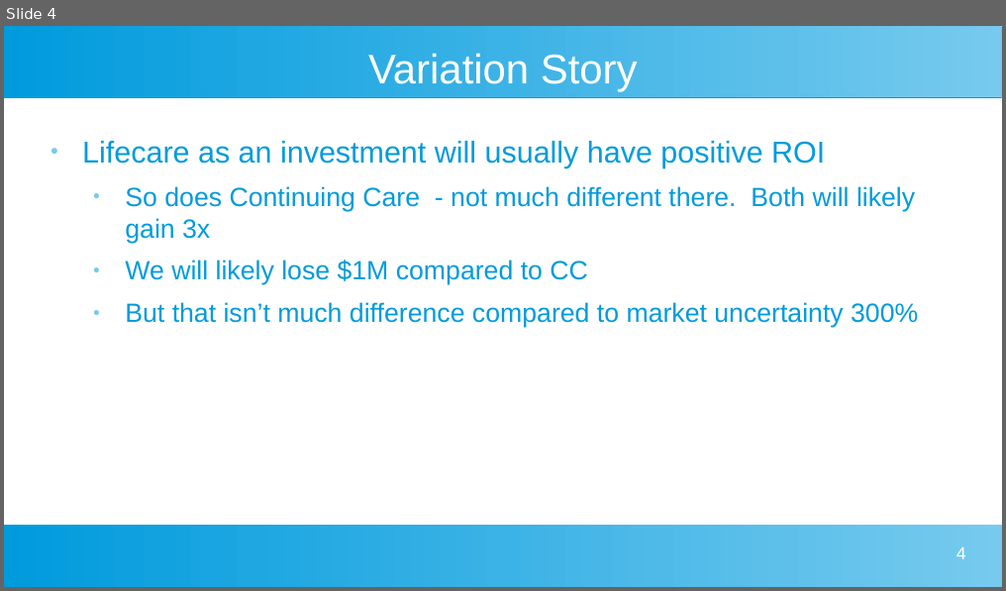
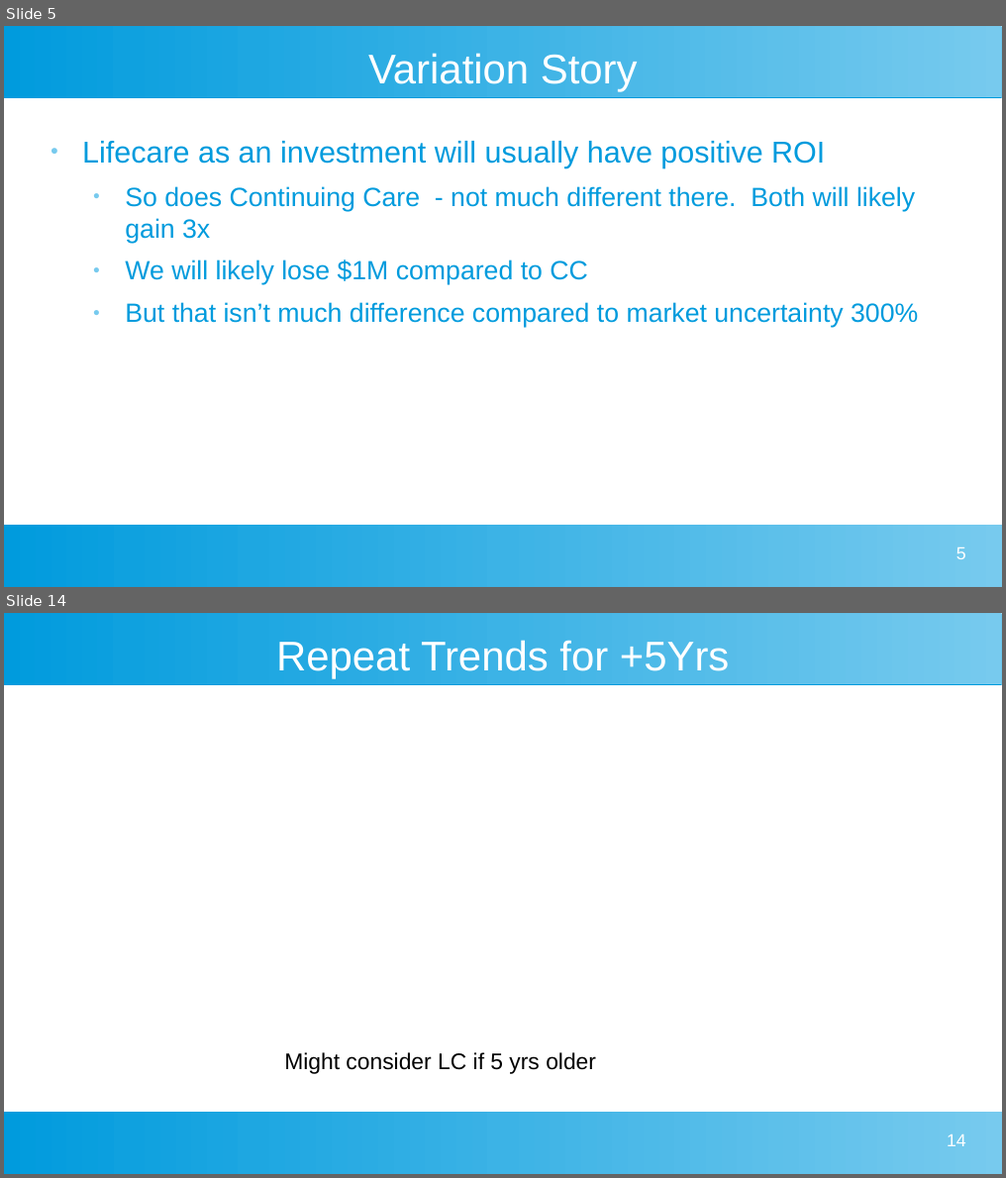
Before and after one commit to davegutz/myLifeSaver, a slide deck: Gutz Evaluation of Taylor Lifecare Advantage.odp. Shown one above the other, each under a label of ours: slide 4 before the commit, slides 5 and 14 after it; the slides between them are not shown. The pictures are 1006x591 and 1006x1178 pixels, drawn with LibreOffice and Linux fonts; fonts in the diff are those of the drawing; background and template pictures are left out. Boxes give left, top, right and bottom in pixels: in the first picture for what was removed or moved away, otherwise in the second. Text is boxed around its words. In the diff, an @@ line names an element or a change of style, - is before the commit and + after.

```diff
--- a/Gutz Evaluation of Taylor Lifecare Advantage.odp
+++ b/Gutz Evaluation of Taylor Lifecare Advantage.odp
@@ slide 14 added at [4,613,1002,1174], background picture (left out); not listed: 2 template elements that a slide beside it also shows @@
@@ title added at [276,640,730,679], 33 pt, text #FFFFFF @@
+Repeat Trends for +5Yrs
@@ text added at [284,1053,596,1074], 18 pt, text #000000 @@
+Might consider LC if 5 yrs older
@@ page number added at [946,1135,966,1147], 14 pt, text #FFFFFF @@
+14
@@ what was slide 4 is now slide 5 @@
@@ page number at [956,548,966,560]: text changed @@
-4
+5
```
Also in this commit, not shown: 9 slides changed, 2 other slides added, 2 slides removed, 2 other files.
